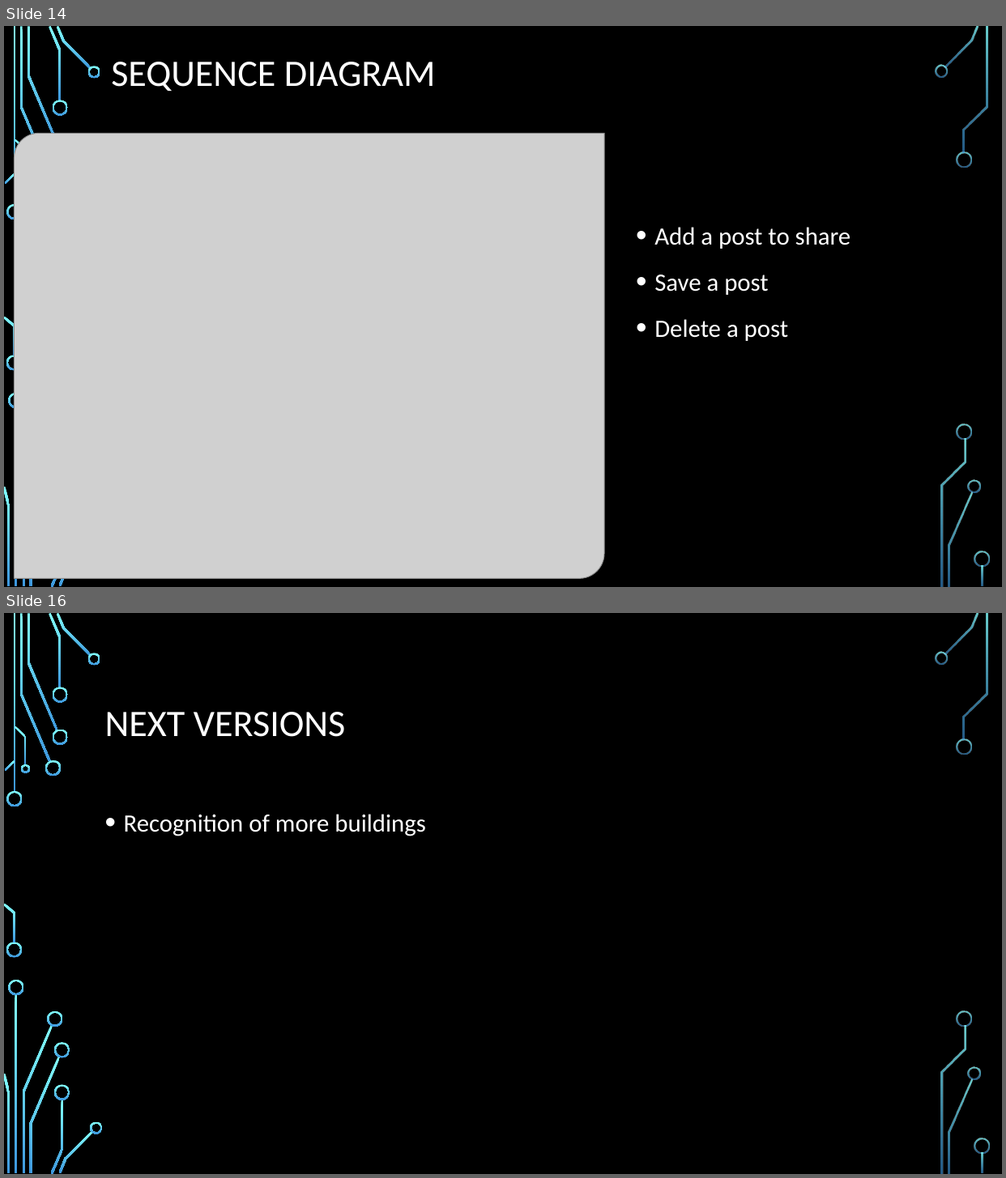
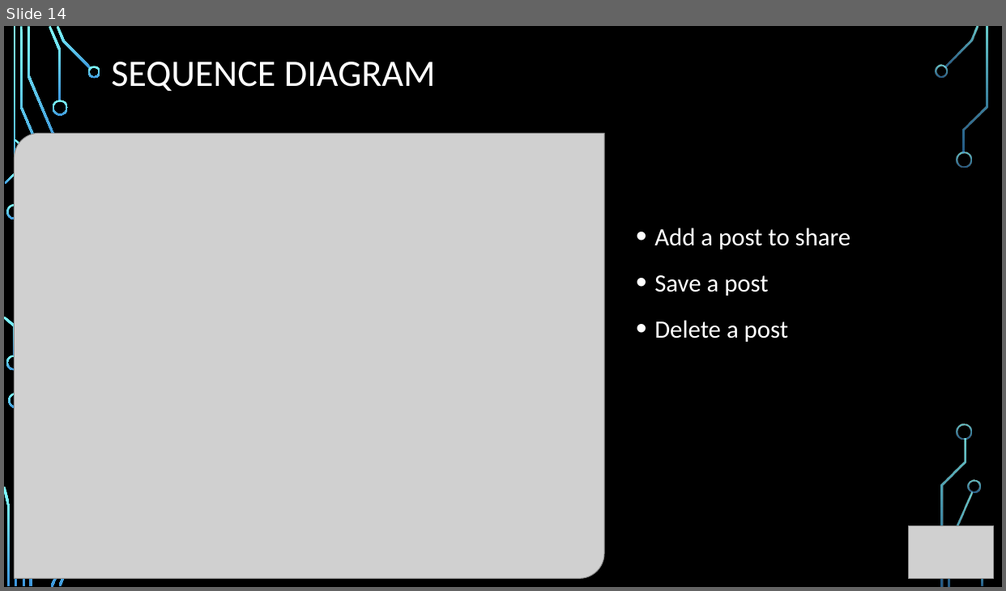
Before and after one commit to ahadhri90/VirtualTag, a slide deck: Projet Virtual Tag.pptx. Shown one above the other, each under a label of ours: slides 14 and 16 before the commit, slide 14 after it; the slides between them are not shown. The pictures are 1006x1178 and 1006x591 pixels, drawn with LibreOffice and Linux fonts; fonts in the diff are those of the drawing; grey boxes stand for pictures; background and template pictures are left out. Boxes give left, top, right and bottom in pixels: in the first picture for what was removed or moved away, otherwise in the second. Text is boxed around its words. In the diff, an @@ line names an element or a change of style, - is before the commit and + after.

```diff
--- a/Projet Virtual Tag.pptx
+++ b/Projet Virtual Tag.pptx
@@ slide 16 removed at [4, 613, 1002, 1174], background picture (left out); not listed: 36 template elements that a slide beside it also shows @@
@@ title removed at [105, 712, 346, 737] @@
-NEXT VERSIONS
@@ text removed at [124, 814, 425, 837] @@
-• Recognition of more buildings
@@ slide 14 changed as well @@
@@ picture added at [908, 526, 994, 579] @@
@@ freeform shape removed at [974, 552, 990, 567] @@
```
Also in this commit, not shown: 15 other slides changed.
